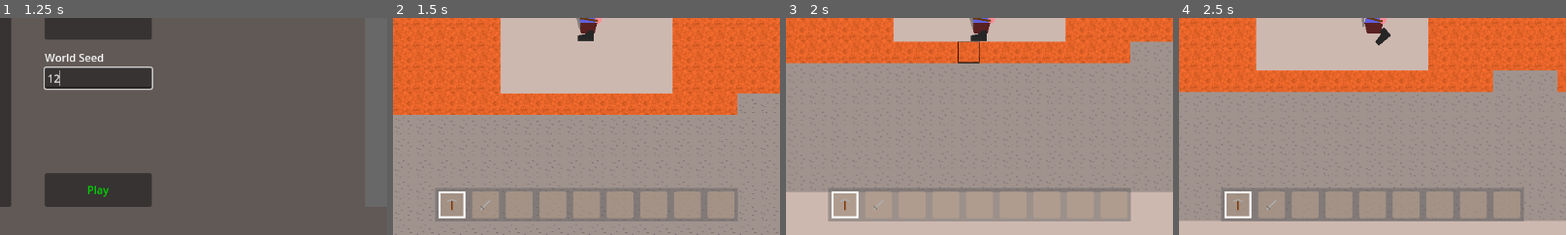
Above: before the commit, frames 1-4 (left to right).
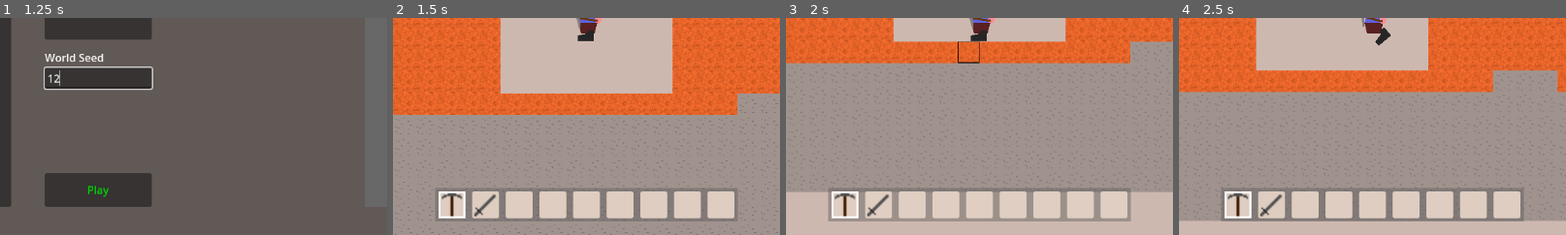
Above: after the commit, the same moments.

Repository: Griiimon/2D-Mining-Sandbox
Game: Godot game, scene res://game/startup.tscn
Same seed, same stepped clock (60 frames per second), same inputs: the game is played once before the commit and once after it. The engine's default icon, where the game draws it, is replaced by a stand-in: a white triangle on a blue panel in a dark square.
Inputs (mouse positions are % of the whole screen's width and height, from its top left):
- Up to frame 1 (1.25 s): click (38, 64) at 0.52 s; type "12" at 0.6 s
- Up to frame 2 (1.5 s): click "Play" at 1.25 s
- Up to frame 3 (2 s): no input
- Up to frame 4 (2.5 s): tap Enter at 2 s; move the mouse to (33, 93) at 2.02 s; hold D (right) from 2.03 s (still down); click (33, 93) at 2.1 s; tap Up (jump) at 2.27 s
The pictures show only the part of the screen within x 25-75%, y 50-100%; the shares and areas given below are measured in that part.

Frame 1 is identical in both runs. In frame 2, 7.5% of the frame differs, in the area x 12-89%, y 79-93%; in frame 3, 7.4%; in frame 4, 7.5%.

Commit message:
bigger and better

Diff:
--- a/game/player/inventory/inventory_slot.gd
+++ b/game/player/inventory/inventory_slot.gd
@@ -4,7 +4,7 @@
 signal left_clicked
 signal right_clicked
 
-@onready var texture_rect: TextureRect = $TextureRect
+@onready var texture_rect: TextureRect = %TextureRect
 @onready var amount_label: Label = $MarginContainer/Amount
 
 
--- a/game/player/inventory/inventory_slot.tscn
+++ b/game/player/inventory/inventory_slot.tscn
@@ -1,23 +1,35 @@
-[gd_scene load_steps=3 format=3 uid="uid://dtq28wgfpmux8"]
+[gd_scene load_steps=4 format=3 uid="uid://dtq28wgfpmux8"]
 
 [ext_resource type="Script" path="res://game/player/inventory/inventory_slot.gd" id="1_nahyv"]
 
 [sub_resource type="StyleBoxFlat" id="StyleBoxFlat_7h18t"]
-bg_color = Color(0.752941, 0.654902, 0.564706, 0.529412)
+bg_color = Color(0.885915, 0.818395, 0.767317, 0.956863)
 corner_radius_top_left = 3
 corner_radius_top_right = 3
 corner_radius_bottom_right = 3
 corner_radius_bottom_left = 3
+
+[sub_resource type="LabelSettings" id="LabelSettings_6csru"]
+font_color = Color(0, 0, 0, 1)
+outline_size = 1
 
 [node name="Inventory Slot" type="PanelContainer"]
 custom_minimum_size = Vector2(40, 40)
 theme_override_styles/panel = SubResource("StyleBoxFlat_7h18t")
 script = ExtResource("1_nahyv")
 
-[node name="TextureRect" type="TextureRect" parent="."]
+[node name="MarginContainer2" type="MarginContainer" parent="."]
+layout_mode = 2
+theme_override_constants/margin_left = 3
+theme_override_constants/margin_top = 3
+theme_override_constants/margin_right = 3
+theme_override_constants/margin_bottom = 3
+
+[node name="TextureRect" type="TextureRect" parent="MarginContainer2"]
+unique_name_in_owner = true
+self_modulate = Color(0.471375, 0.471375, 0.471375, 1)
 layout_mode = 2
 expand_mode = 1
-stretch_mode = 3
 
 [node name="MarginContainer" type="MarginContainer" parent="."]
 layout_mode = 2
@@ -25,10 +37,10 @@
 theme_override_constants/margin_bottom = 1
 
 [node name="Amount" type="Label" parent="MarginContainer"]
-visible = false
 layout_mode = 2
 size_flags_vertical = 8
 text = "0"
+label_settings = SubResource("LabelSettings_6csru")
 horizontal_alignment = 2
 vertical_alignment = 2
 
